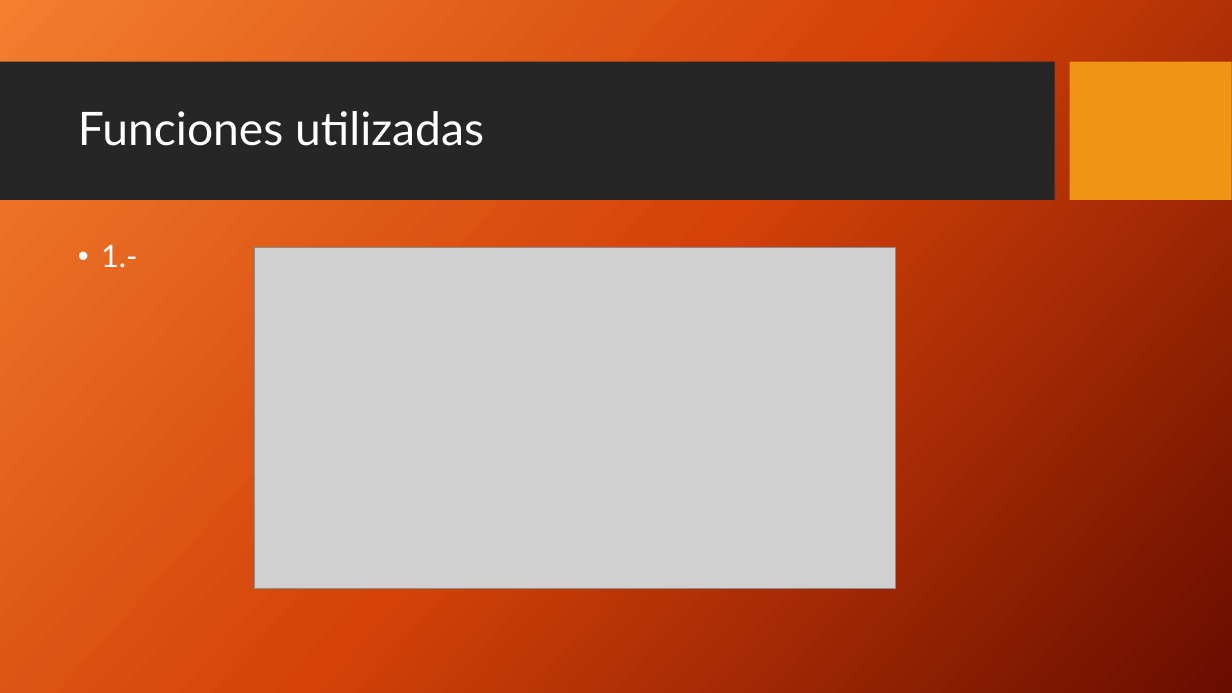
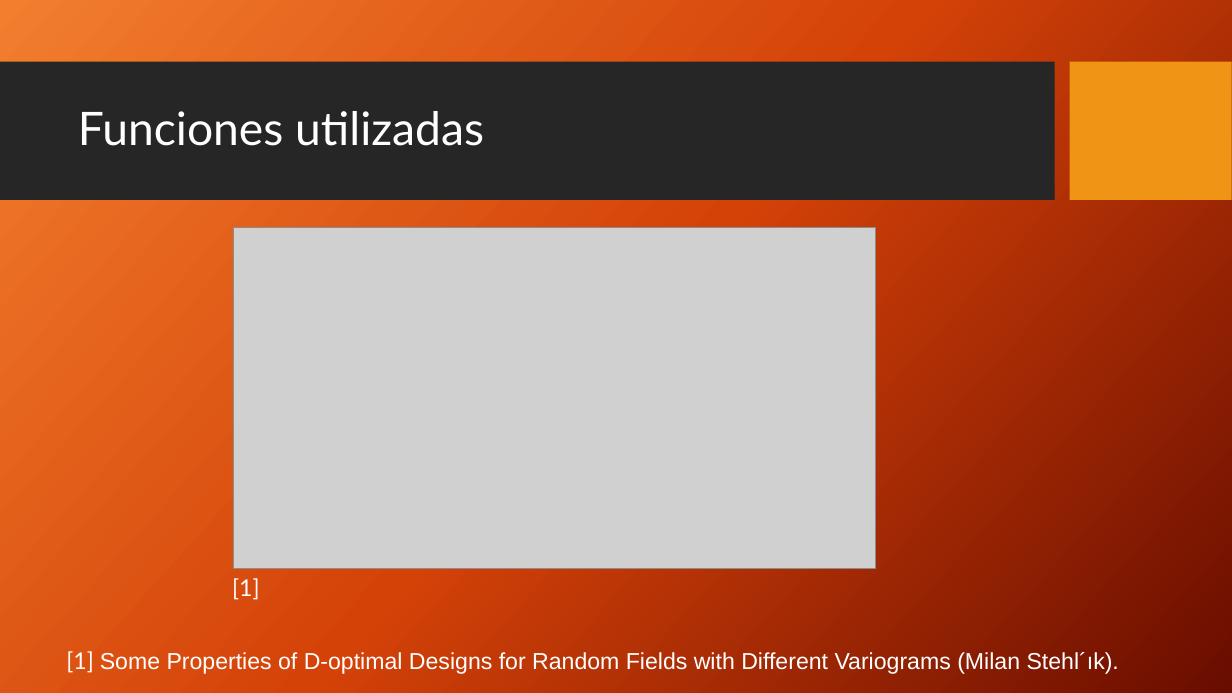
Before and after one commit to fermontenegro/PSO, a slide deck: slide 8 of Presentacion final.pptx (slide 9 before the commit). Drawn at 1232x693 pixels with LibreOffice and Linux fonts; fonts in the diff are those of the drawing; grey boxes stand for pictures; background and template pictures are left out. Boxes give left, top, right and bottom in pixels: in the first picture for what was removed or moved away, otherwise in the second. Text is boxed around its words. In the diff, an @@ line names an element or a change of style, - is before the commit and + after.

```diff
--- a/Presentacion final.pptx
+++ b/Presentacion final.pptx
@@ picture moved from (x1=254, y1=248, x2=896, y2=589) to (x1=234, y1=227, x2=875, y2=568) @@
@@ text at (x1=232, y1=578, x2=260, y2=600): text changed; size 24 to 18 pt @@
-• 1.-
+[1]
@@ text added at (x1=66, y1=651, x2=1119, y2=674), 18 pt, text #FFFFFF @@
+[1] Some Properties of D-optimal Designs for Random Fields with Different Variograms (Milan Stehl´ık).
```
Also in this commit, not shown: 5 other slides changed, 6 slides added, 2 slides removed, 6 other files.
